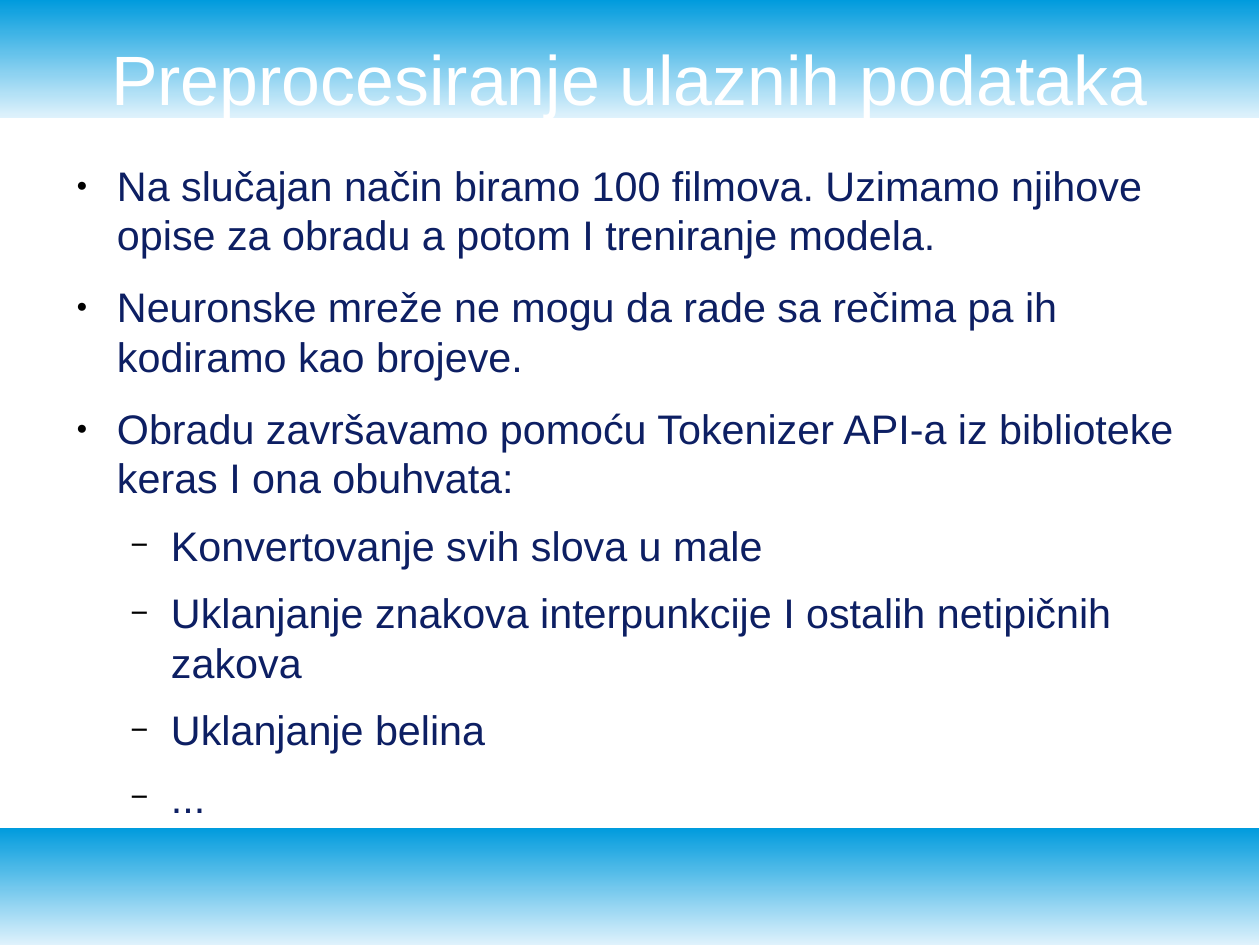
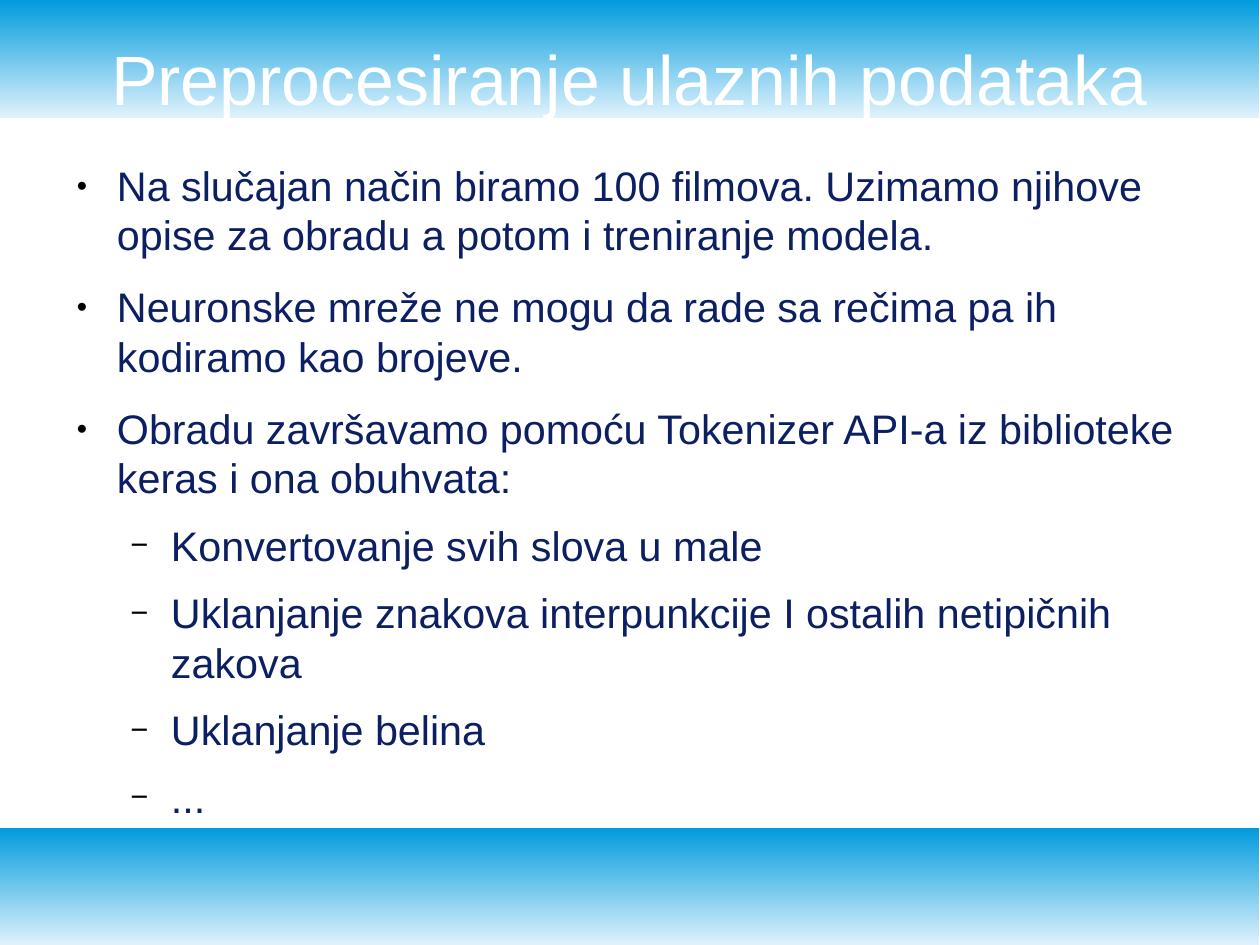
Before and after one commit to NevenaSoldat/text_generation, a slide deck: slide 14 of presentation.odp. Drawn at 1260x945 pixels with LibreOffice and Linux fonts; fonts in the diff are those of the drawing. Boxes give left, top, right and bottom in pixels: in the first picture for what was removed or moved away, otherwise in the second. Text is boxed around its words. In the diff, an @@ line names an element or a change of style, - is before the commit and + after.

```diff
--- a/presentation.odp
+++ b/presentation.odp
@@ text at (117, 171, 1142, 258): text changed @@
-● Na slučajan način biramo 100 filmova. Uzimamo njihove opise za obradu a potom I treniranje modela.
+● Na slučajan način biramo 100 filmova. Uzimamo njihove opise za obradu a potom i treniranje modela.
@@ text at (117, 413, 1173, 494): text changed @@
-● Obradu završavamo pomoću Tokenizer API-a iz biblioteke keras I ona obuhvata:
+● Obradu završavamo pomoću Tokenizer API-a iz biblioteke keras i ona obuhvata:
```
Also in this commit, not shown: 14 other slides changed, 6 other files.
